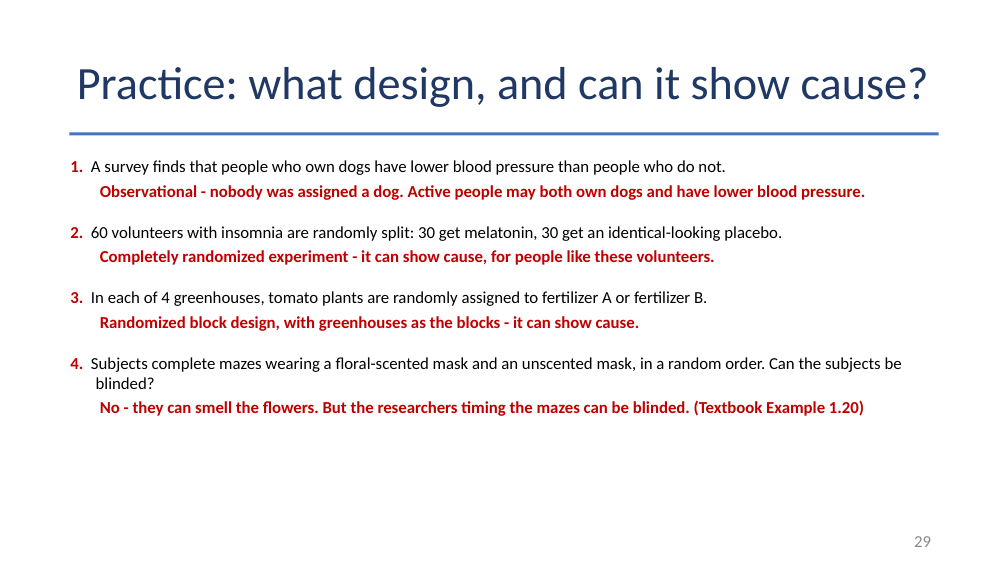
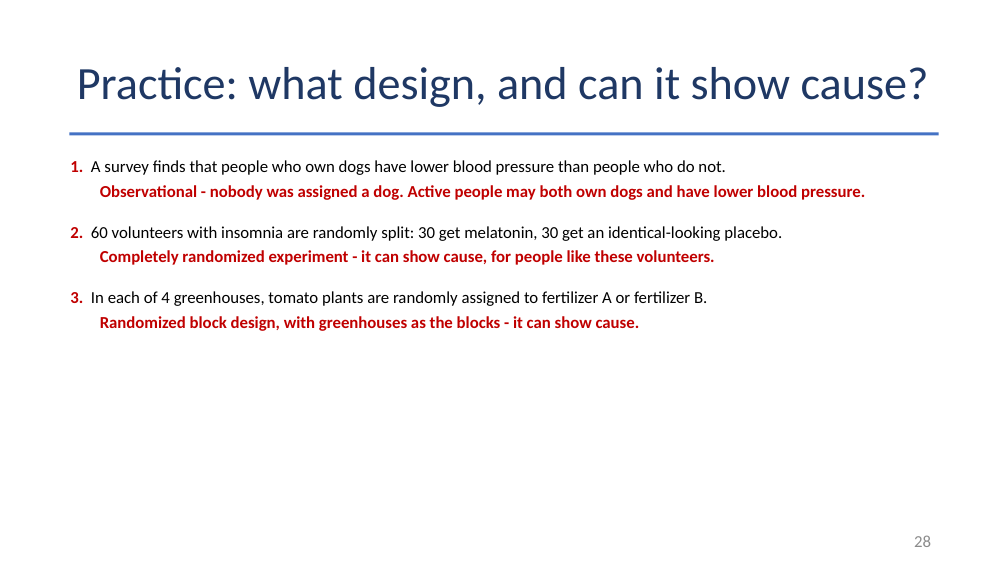
Before and after one commit to Jarred6068/Kvamme_UI_STAT251, a slide deck: slide 28 of docs/lecture_slides/Week 5/Week5_Lecture10_Slides_9_23_2026.pptx (slide 29 before the commit). Drawn at 1008x567 pixels with LibreOffice and Linux fonts; fonts in the diff are those of the drawing. Boxes give left, top, right and bottom in pixels: in the first picture for what was removed or moved away, otherwise in the second. Text is boxed around its words. In the diff, an @@ line names an element or a change of style, - is before the commit and + after.

```diff
--- a/docs/lecture_slides/Week 5/Week5_Lecture10_Slides_9_23_2026.pptx
+++ b/docs/lecture_slides/Week 5/Week5_Lecture10_Slides_9_23_2026.pptx
@@ text removed at (70, 357, 902, 389) @@
-4. Subjects complete mazes wearing a floral-scented mask and an unscented mask, in a random order. Can the subjects be blinded?
@@ text removed at (100, 400, 864, 416) @@
-No - they can smell the flowers. But the researchers timing the mazes can be blinded. (Textbook Example 1.20)
@@ page number at (914, 535, 931, 547): text changed @@
-29
+28
```
Also in this commit, not shown: 3 other slides changed, 3 slides added, 4 slides removed, 28 other files.
